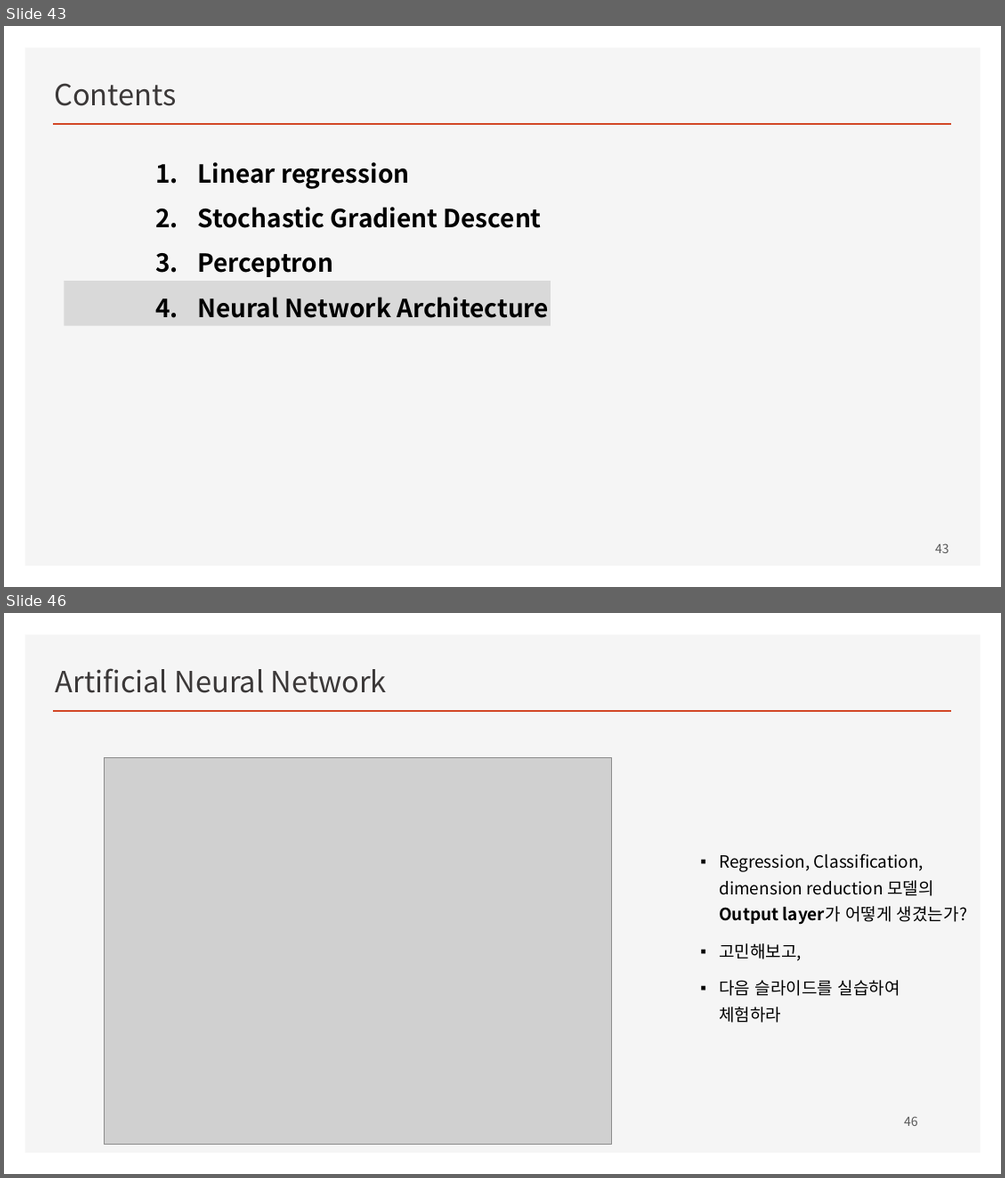
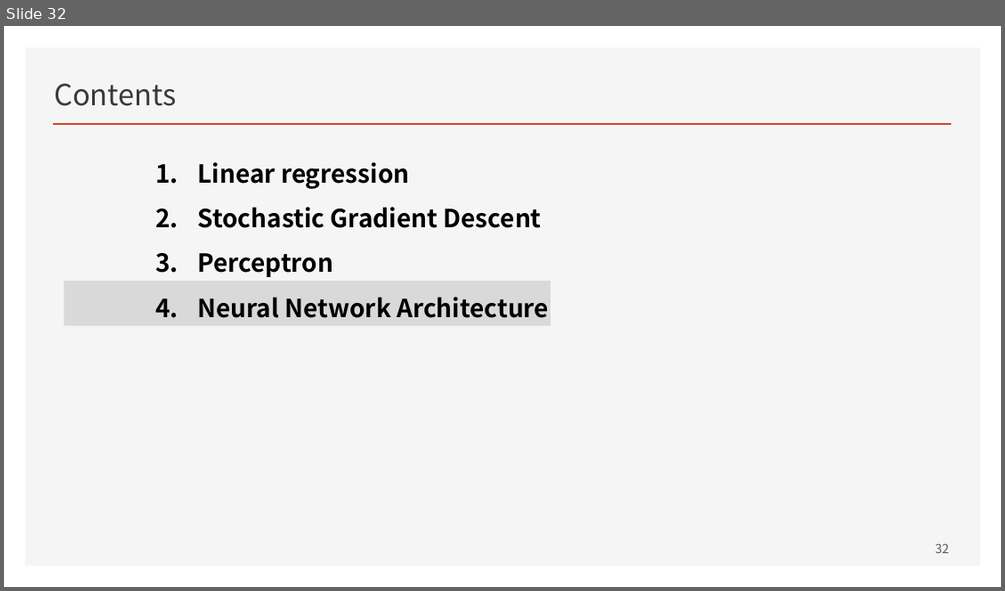
Before and after one commit to ancestor9/mathematics-for-machine-learning, a slide deck: w4_Perceptron_Regression.pptx. Shown one above the other, each under a label of ours: slides 43 and 46 before the commit, slide 32 after it; the slides between them are not shown. The pictures are 1005x1178 and 1005x591 pixels, drawn with LibreOffice and Linux fonts; fonts in the diff are those of the drawing; grey boxes stand for pictures; background and template pictures are left out. Boxes give left, top, right and bottom in pixels: in the first picture for what was removed or moved away, otherwise in the second. Text is boxed around its words. In the diff, an @@ line names an element or a change of style, - is before the commit and + after.

```diff
--- a/w4_Perceptron_Regression.pptx
+++ b/w4_Perceptron_Regression.pptx
@@ slide 46 removed at (4, 613, 1001, 1174), background #FFFFFF; not listed: 2 template elements that a slide beside it also shows @@
@@ text removed at (56, 668, 387, 693) @@
-Artificial Neural Network
@@ picture removed at (105, 758, 611, 1144) @@
@@ text removed at (719, 853, 967, 1022) @@
-▪ Regression, Classification, dimension reduction 모델의 Output layer가 어떻게 생겼는가?
-▪ 고민해보고,
-▪ 다음 슬라이드를 실습하여 체험하라
@@ page number removed at (904, 1116, 918, 1126) @@
-46
@@ what was slide 43 is now slide 32 @@
@@ page number at (935, 543, 949, 553): text changed @@
-43
+32
```
Also in this commit, not shown: 14 slides changed, 2 slides added, 21 other slides removed.
